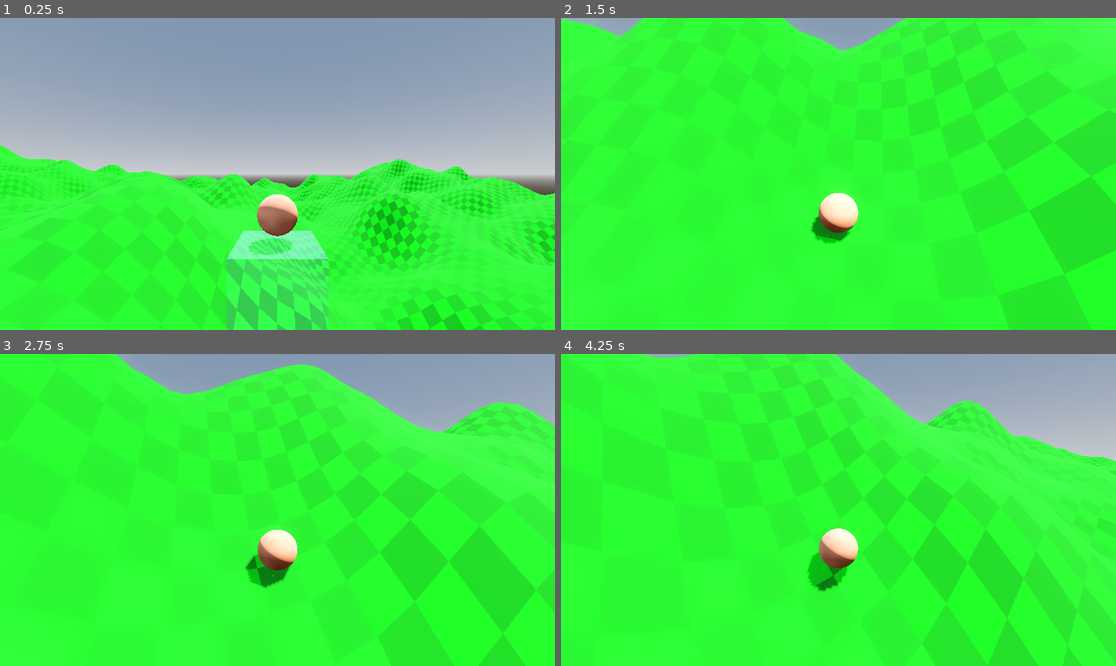
Above: before the commit, frames 1-4 (two rows, left to right).
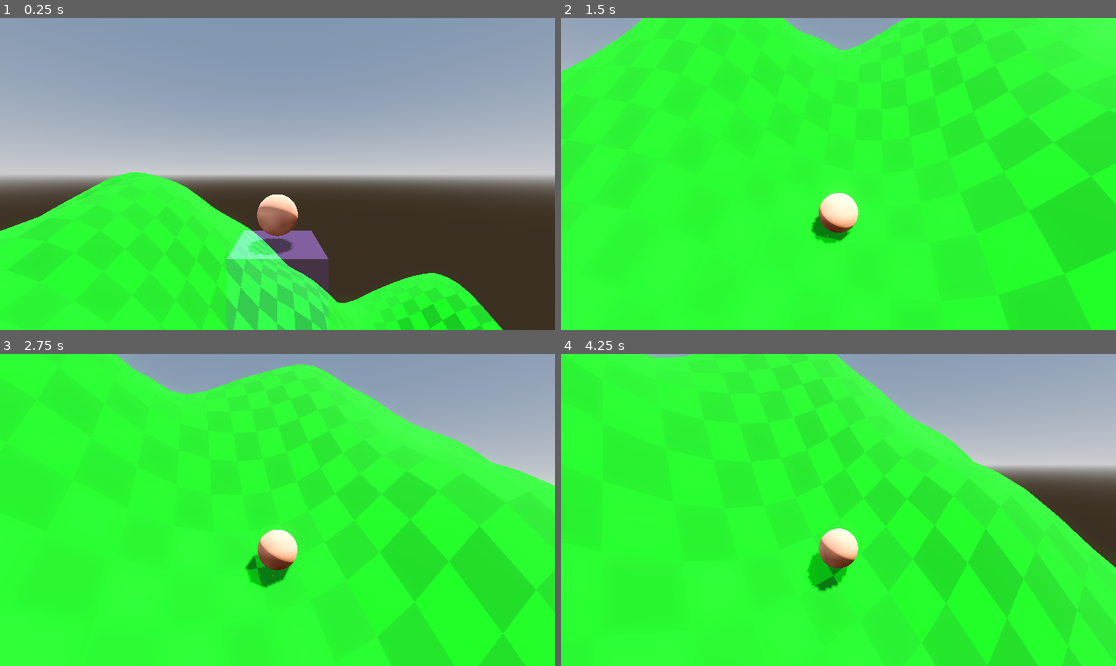
Above: after the commit, the same moments.

Repository: westonkelliher/GetHeavy
Game: Godot game, scene res://world.tscn
Two runs of this game, one before a commit and one after it. Both use one fixed random seed, a clock stepped at 60 frames per second and the inputs below.
Inputs (mouse positions are in pixels of both pictures, inside the frame that each line leads up to):
- Up to frame 1 (0.25 s): no input
- Up to frame 2 (1.5 s): move the mouse to (960, 158) at 0.52 s; hold D (move_right) 0.53-1.28 s; tap Space (heavy) at 0.6, 1.35 s; click (960, 158) at 0.67 s; move the mouse to (810, 174) at 1.27 s; hold W (move_forward) from 1.28 s (still down)
- Up to frame 3 (2.75 s): keep holding W (move_forward); move the mouse to (288, 503) at 2.02 s; tap Space (heavy) at 2.1 s
- Up to frame 4 (4.25 s): keep holding W (move_forward); move the mouse to (832, 516) at 2.77 s; tap Space (heavy) at 2.85, 3.6 s; click (832, 516) at 2.92 s; move the mouse to (877, 513) at 3.52 s

The runs differ from the first frame. In frame 1, 24% of the frame differs, in the area x 0-100%, y 40-100%; in frame 2, 1.0%; in frame 3, 3.2%; in frame 4, 6.5%.

Commit message:
detect current sinbody

Diff:
--- a/terrain/terrain.gd
+++ b/terrain/terrain.gd
@@ -3,6 +3,9 @@
 extends Node3D
 
 const MACRO_WIDTH := 3
+
+# hashmap to store sin_bodys / chunks
+var sinbodies: Dictionary = {}
 
 func _ready() -> void:
 	if get_tree().current_scene == self or Engine.is_editor_hint():
@@ -13,4 +16,6 @@
 		for x in range(-MACRO_WIDTH,MACRO_WIDTH):
 			var q: SinBody = preload("res://terrain/sin_body.tscn").instantiate()
 			q.position = Vector3(x*32, 0, y*32)
+			q.visible = false
 			add_child(q)
+			sinbodies[Vector2i(x, y)] = q
--- a/world.gd
+++ b/world.gd
@@ -1,10 +1,16 @@
 class_name World
 extends Node3D
 
+const SINBODY_SIZE := 32.0
 
-func _process(delta: float) -> void:
+var current_chunk_idx: Vector2i = Vector2i(0, 0)
+var current_chunk: SinBody = null
+
+
+func _process(_delta: float) -> void:
 	var p: Vector3 = $Player.position
-	$Z1.position = Vector3(roundf(p.x/32)*32, 0, roundf(p.z/32)*32)
+	$Z1.position = Vector3(roundf(p.x / SINBODY_SIZE) * SINBODY_SIZE, 0, roundf(p.z / SINBODY_SIZE) * SINBODY_SIZE)
+	_update_visible_sinbody(p)
 
 
 #var mouse_captured := false
@@ -14,7 +20,7 @@
 func release_mouse() -> void:
 	Input.set_mouse_mode(Input.MOUSE_MODE_VISIBLE)
 	Ui.mouse_captured = false
-func _unhandled_input(event: InputEvent) -> void:
+func _unhandled_input(_event: InputEvent) -> void:
 	# Mouse capturing
 	if Input.is_mouse_button_pressed(MOUSE_BUTTON_LEFT):
 		capture_mouse()
@@ -39,3 +45,17 @@
 	$Player.position.y = Calc.get_ground_y(p.x, p.z, [$Player.get_rid()]) + 2.0
 	#print($Player.position)
 	#print($Player.global_position)
+	_update_visible_sinbody($Player.position)
+
+
+func _update_visible_sinbody(player_pos: Vector3) -> void:
+	var idx := Vector2i(roundi(player_pos.x / SINBODY_SIZE), roundi(player_pos.z / SINBODY_SIZE))
+	if idx == current_chunk_idx and current_chunk:
+		return
+	if current_chunk:
+		current_chunk.visible = false
+	var terrain := $Terrain
+	if terrain.sinbodies.has(idx):
+		current_chunk = terrain.sinbodies[idx]
+		current_chunk.visible = true
+		current_chunk_idx = idx
